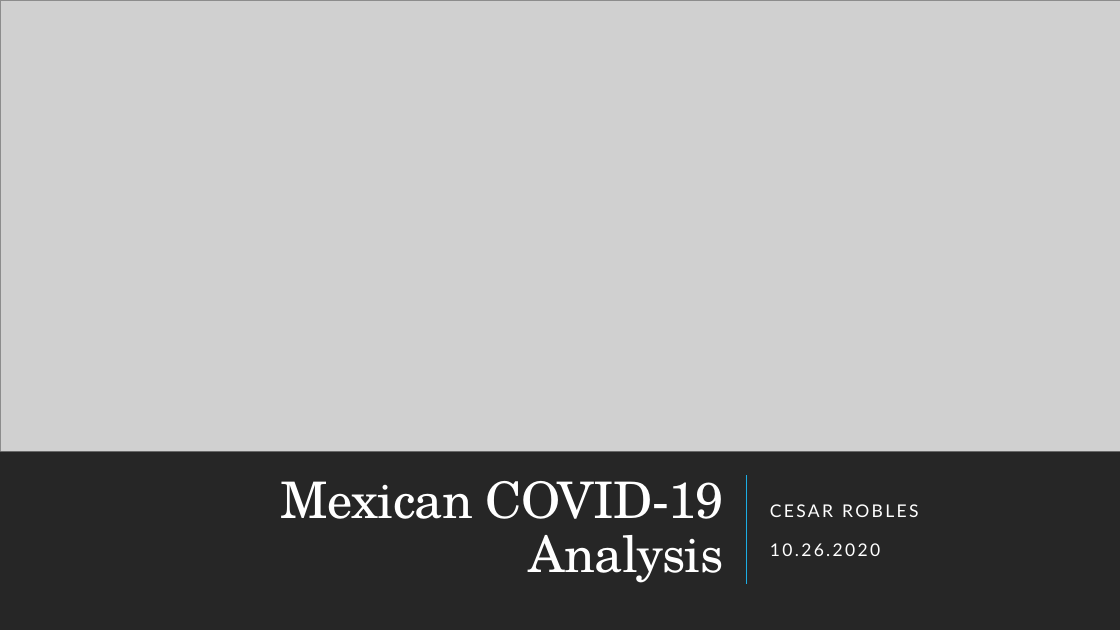
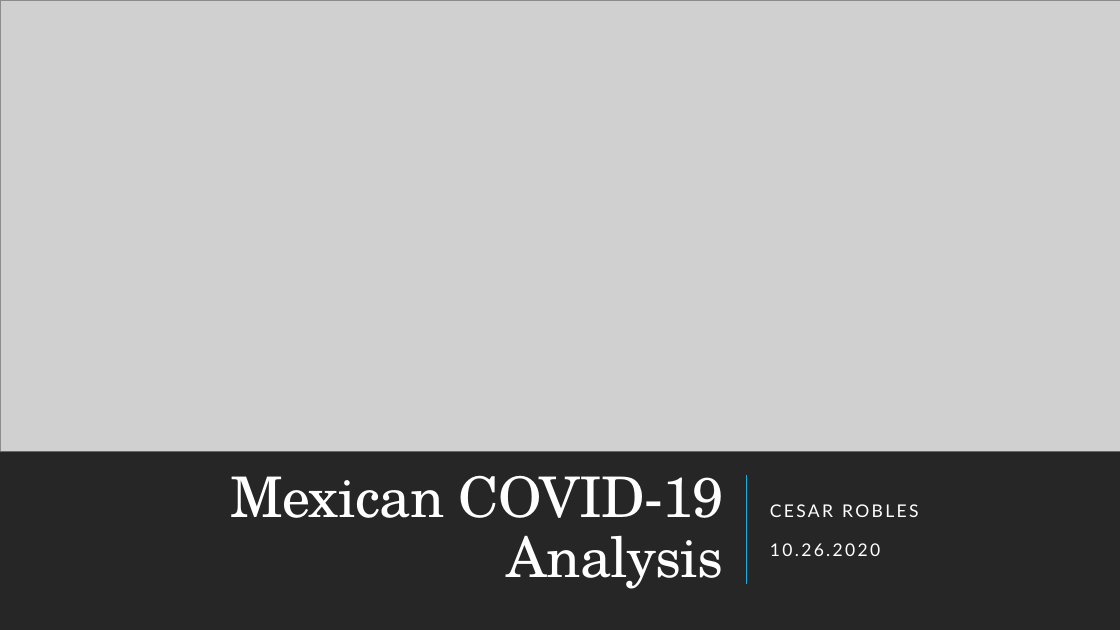
Before and after one commit to cmaroblesg/Advanced_DataScience_Capstone, a slide deck: slide 1 of Documents/Presentation.pptx. Drawn at 1120x630 pixels with LibreOffice and Linux fonts; fonts in the diff are those of the drawing; grey boxes stand for pictures. Boxes give left, top, right and bottom in pixels: in the first picture for what was removed or moved away, otherwise in the second. Text is boxed around its words. In the diff, an @@ line names an element or a change of style, - is before the commit and + after.

```diff
--- a/Documents/Presentation.pptx
+++ b/Documents/Presentation.pptx
@@ title "Mexican COVID-19 Analysis" at (231,475,724,589): size 43.2 to 48 pt @@
```
Also in this commit, not shown: 4 slides added, 2 other files.
